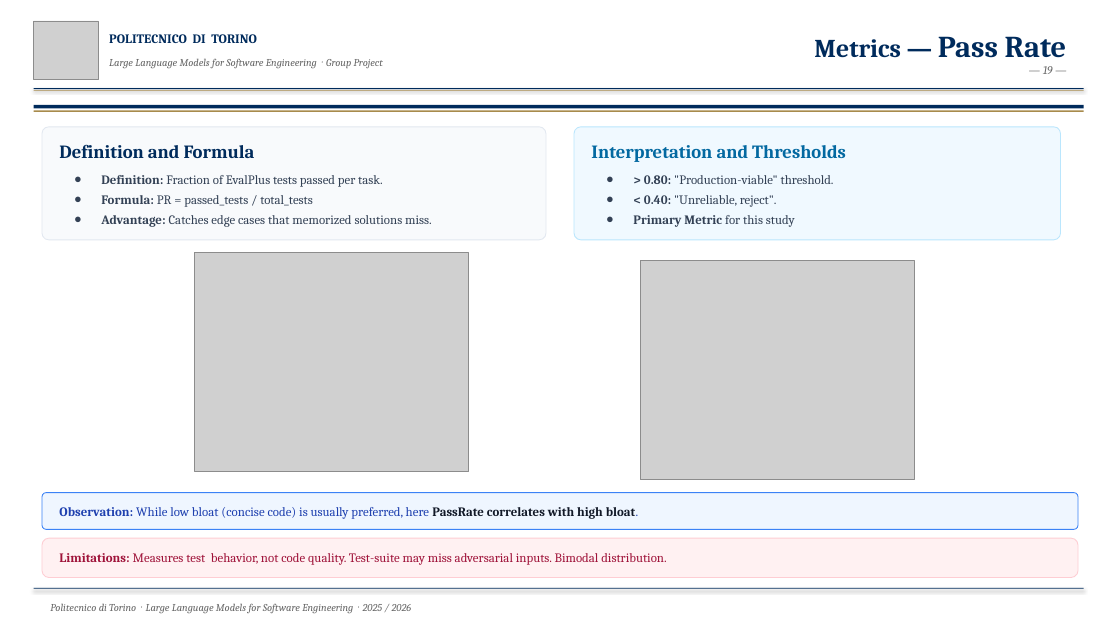
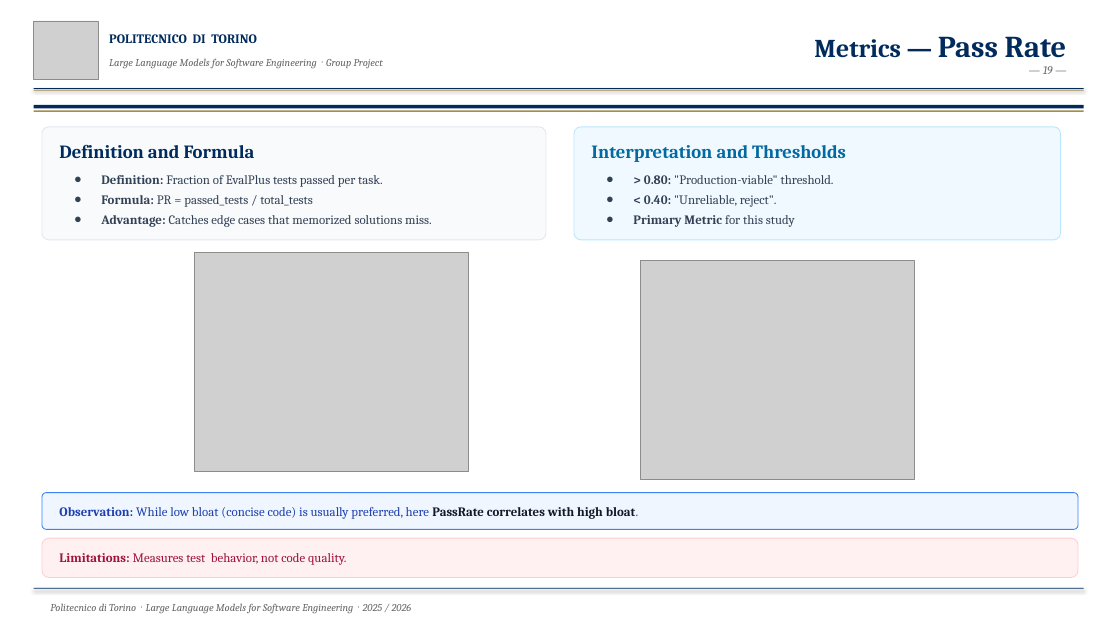
Before and after one commit to LLMProjectPolito/LLMProject, a slide deck: slide 19 of report/presentation.pptx. Drawn at 1120x630 pixels with LibreOffice and Linux fonts; fonts in the diff are those of the drawing; grey boxes stand for pictures; background and template pictures are left out. Boxes give left, top, right and bottom in pixels: in the first picture for what was removed or moved away, otherwise in the second. Text is boxed around its words. In the diff, an @@ line names an element or a change of style, - is before the commit and + after.

```diff
--- a/report/presentation.pptx
+++ b/report/presentation.pptx
@@ text at (x1=59, y1=553, x2=347, y2=565): text changed @@
-Limitations: Measures test behavior, not code quality. Test-suite may miss adversarial inputs. Bimodal distribution.
+Limitations: Measures test behavior, not code quality.
```
Also in this commit, not shown: 10 other slides changed, 2 other files.
